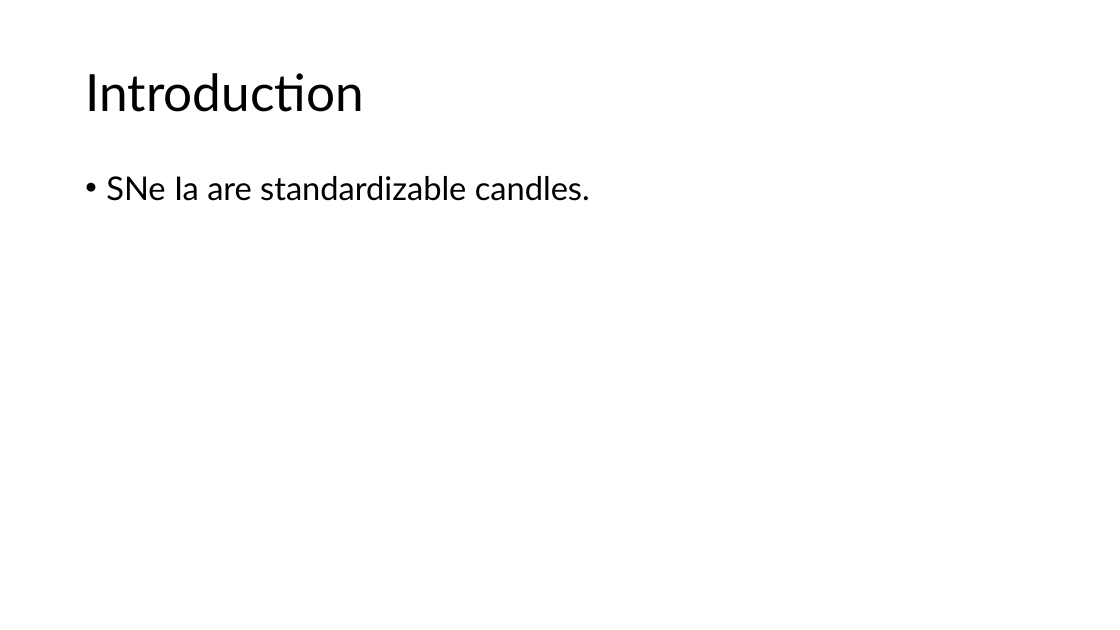
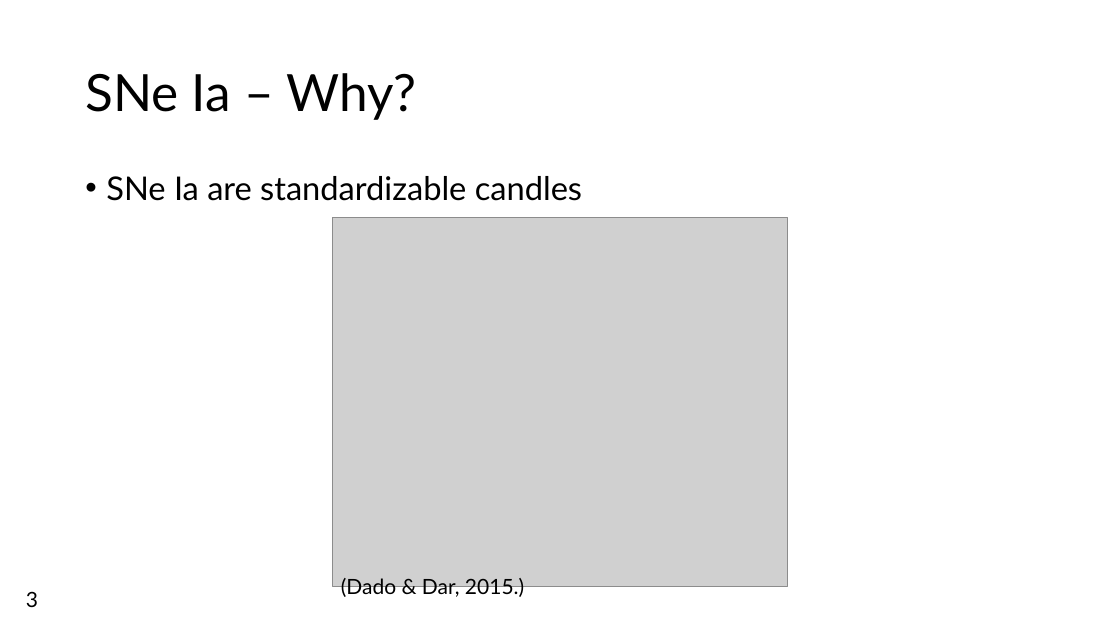
Before and after one commit to Webd0g/Honours_Project, a slide deck: slide 4 of Oral_presentation/Oral_Presentation.pptx (slide 2 before the commit). Drawn at 1120x630 pixels with LibreOffice and Linux fonts; fonts in the diff are those of the drawing; grey boxes stand for pictures; background and template pictures are left out. Boxes give left, top, right and bottom in pixels: in the first picture for what was removed or moved away, otherwise in the second. Text is boxed around its words. In the diff, an @@ line names an element or a change of style, - is before the commit and + after.

```diff
--- a/Oral_presentation/Oral_Presentation.pptx
+++ b/Oral_presentation/Oral_Presentation.pptx
@@ title at <box>85,73,416,120</box>: text changed @@
-Introduction
+SNe Ia – Why?
@@ text at <box>106,176,582,201</box>: text changed @@
-• SNe Ia are standardizable candles.
+• SNe Ia are standardizable candles
@@ picture added at <box>333,218,787,587</box> @@
@@ text added at <box>26,591,38,607</box>, 18 pt, text #000000 @@
+3
@@ text added at <box>341,578,524,599</box>, 18 pt, text #000000 @@
+(Dado & Dar, 2015.)
```
Also in this commit, not shown: 3 other slides changed, 4 slides added, 8 slides removed, 12 other files.
